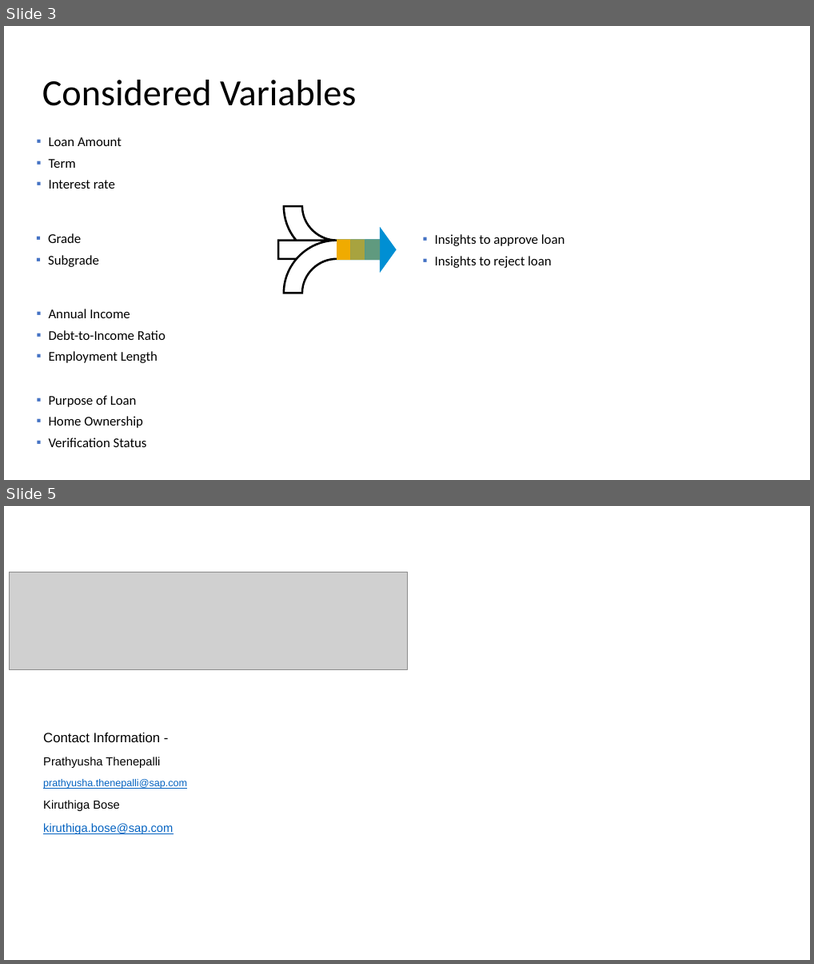
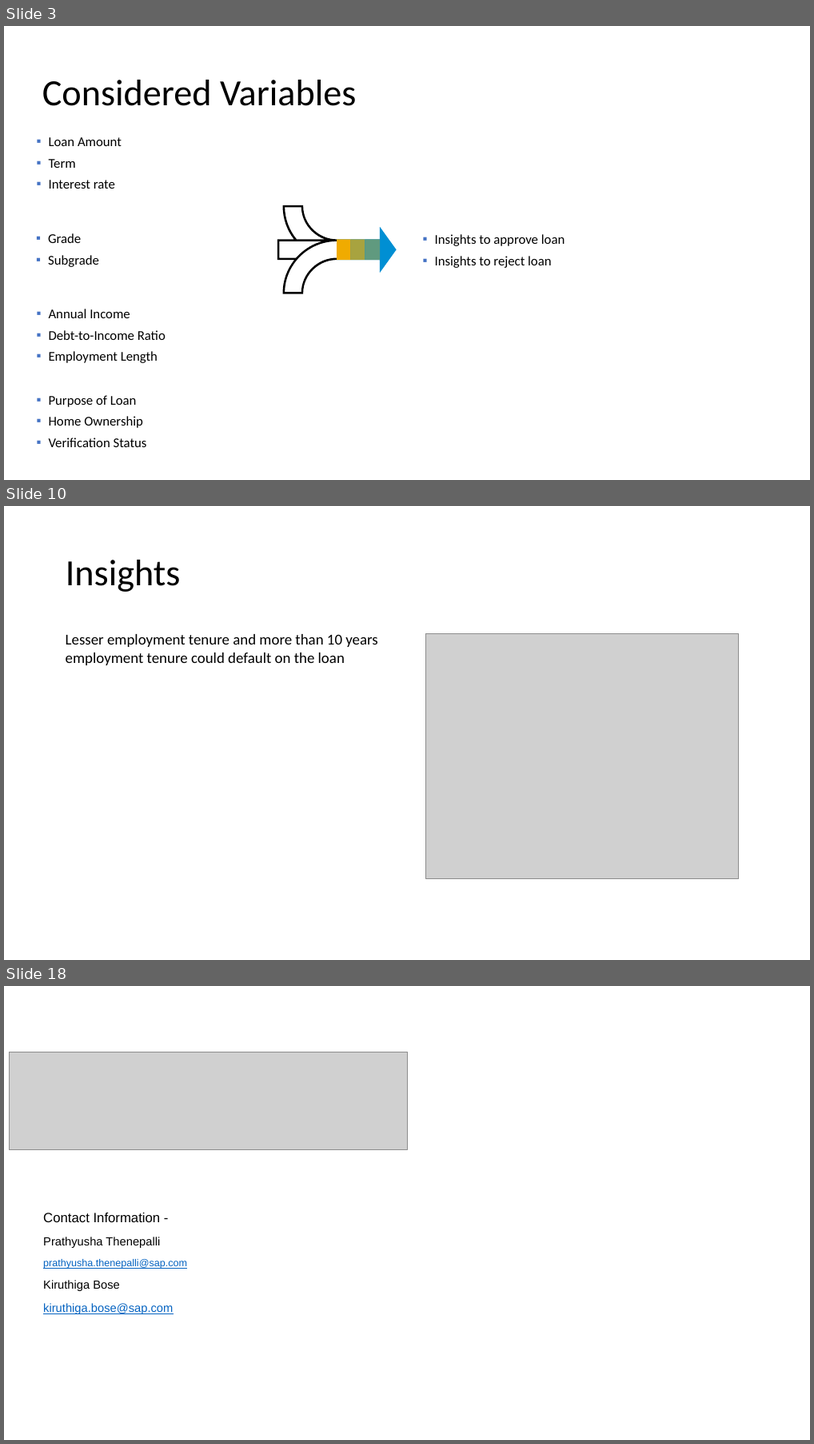
Before and after one commit to KBinSAP/LendingClub, a slide deck: Lending_Club_Case_Study.pptx. Shown one above the other, each under a label of ours: slides 3 and 5 before the commit, slides 3, 10 and 18 after it; the slides between them are not shown. The pictures are 814x964 and 814x1444 pixels, drawn with LibreOffice and Linux fonts; fonts in the diff are those of the drawing; grey boxes stand for pictures; background and template pictures are left out. Boxes give left, top, right and bottom in pixels: in the first picture for what was removed or moved away, otherwise in the second. Text is boxed around its words. In the diff, an @@ line names an element or a change of style, - is before the commit and + after.

```diff
--- a/Lending_Club_Case_Study.pptx
+++ b/Lending_Club_Case_Study.pptx
@@ slide 10 added at [4, 506, 810, 960], background #FFFFFF @@
@@ title added at [66, 560, 181, 592], 44 pt, text #000000 @@
+Insights
@@ text added at [66, 634, 378, 665], 18 pt, text #000000 @@
+Lesser employment tenure and more than 10 years employment tenure could default on the loan
@@ picture added at [426, 634, 739, 880] @@
@@ what was slide 5 is now slide 18 @@
```
Also in this commit, not shown: 1 slide changed, 12 other slides added.
